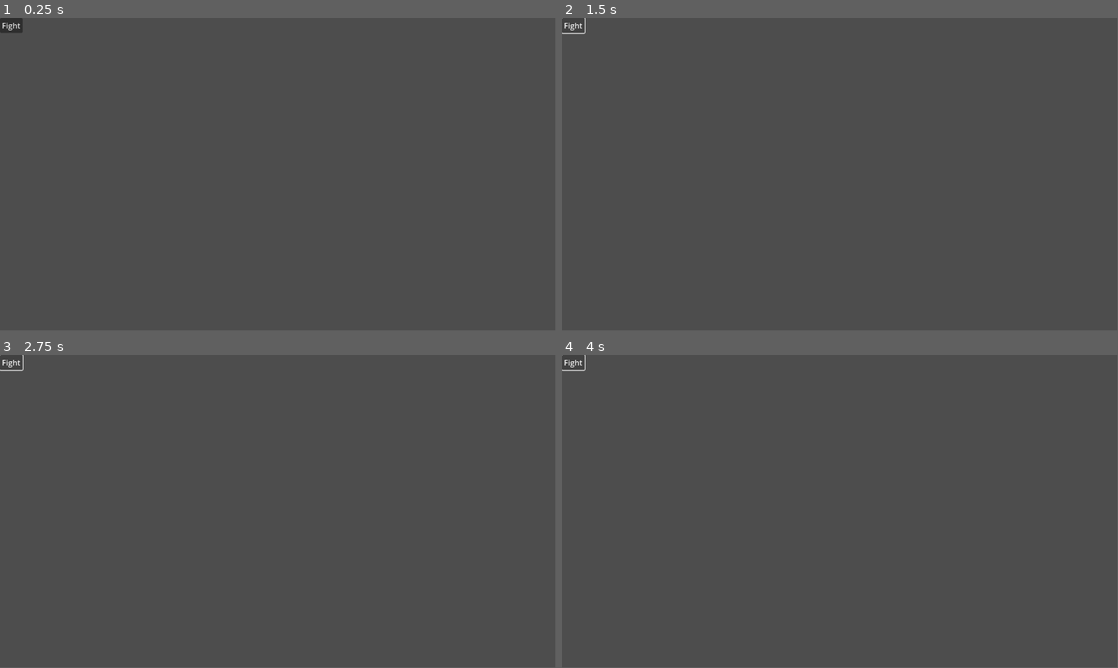
Above: before the commit, frames 1-4 (two rows, left to right).
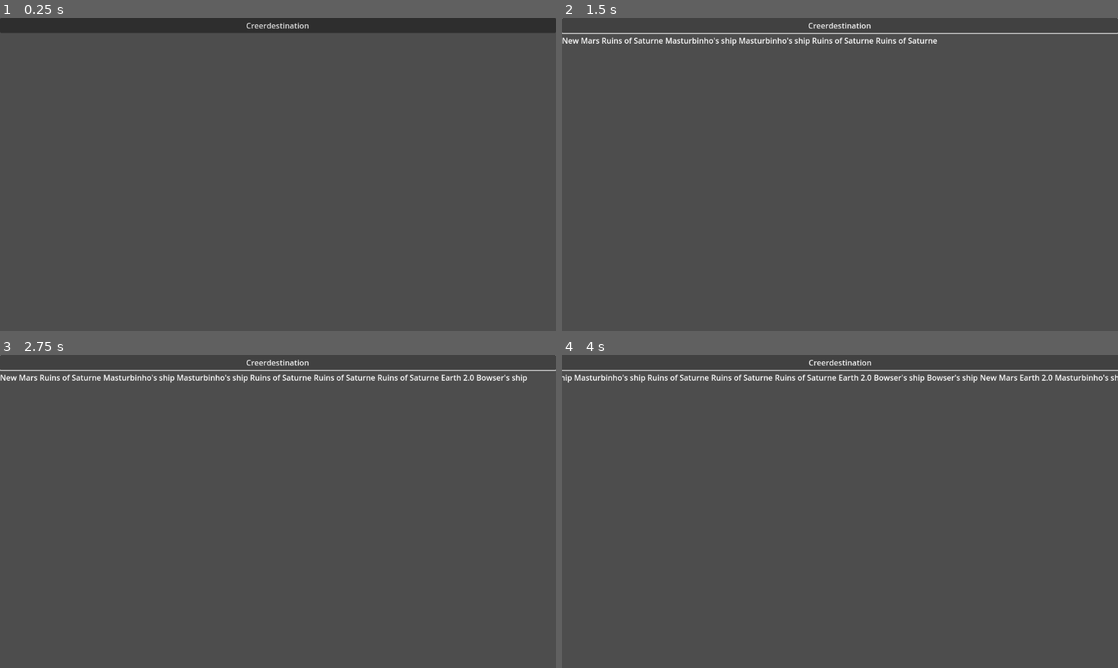
Above: after the commit, the same moments.

Repository: macshack/SAE-BUT3-Rogue-Like
Game: Godot game, scene res://Scenes/TestScenes/destination_choice_test.tscn
Two runs of this game, one before a commit and one after it. Both use one fixed random seed, a clock stepped at 60 frames per second and the inputs below. Before the commit the project starts from res://Scenes/TestScenes/Fight.tscn.
Inputs:
- Up to frame 1 (0.25 s): no input
- Up to frame 2 (1.5 s): click "Fight" (after the commit: "Creerdestination") at 0.5 s; click "Fight" (after the commit: "Creerdestination") at 1.25 s
- Up to frame 3 (2.75 s): click "Fight" (after the commit: "Creerdestination") at 2 s
- Up to frame 4 (4 s): tap Enter at 2.75 s; tap Space at 3.5 s
In our replay, the window is 799x449 before the commit and 800x450 after it. These sizes can differ from the game's own. Grey fills any space a smaller window leaves; there, only what the larger window draws over its background counts as a difference.

The runs differ from the first frame. In frame 1, 4.5% of the frame differs, in the area x 0-100%, y 0-5%; in frame 2, 1.3%; in frame 3, 1.5%; in frame 4, 1.6%.

Commit message:
Problème affichage box destination

Diff:
--- a/Scenes/TestScenes/Fight.tscn
+++ b/Scenes/TestScenes/Fight.tscn
@@ -25,9 +25,8 @@
 		Cr.set_speed(randi() % 10 + 1)
 		crew.crewList.append(Cr)
 	var fight = Fight.new(crew, tabEn)
-	fight.orderFight()
-	fight.removeEnemy(1)
-	print(fight.ennemiesList)
+
+	fight.startFight()
 "
 
 [node name="VBoxContainer" type="VBoxContainer"]
--- a/Scenes/TestScenes/destination_choice_test.tscn
+++ b/Scenes/TestScenes/destination_choice_test.tscn
@@ -19,16 +19,34 @@
 
 "
 
-[node name="VBoxContainer" type="VBoxContainer"]
-offset_right = 40.0
-offset_bottom = 40.0
+[node name="Control" type="Control"]
+layout_mode = 3
+anchors_preset = 15
+anchor_right = 1.0
+anchor_bottom = 1.0
+grow_horizontal = 2
+grow_vertical = 2
 
-[node name="Button" type="Button" parent="."]
+[node name="AspectRatioContainer" type="AspectRatioContainer" parent="."]
+layout_mode = 1
+anchors_preset = 15
+anchor_right = 1.0
+anchor_bottom = 1.0
+grow_horizontal = 2
+grow_vertical = 2
+stretch_mode = 3
+alignment_horizontal = 0
+alignment_vertical = 0
+
+[node name="VBoxContainer" type="VBoxContainer" parent="AspectRatioContainer"]
+layout_mode = 2
+
+[node name="Button" type="Button" parent="AspectRatioContainer/VBoxContainer"]
 layout_mode = 2
 text = "Creerdestination"
 script = SubResource("GDScript_lt66q")
 
-[node name="HBoxContainer" type="HBoxContainer" parent="."]
+[node name="HBoxContainer" type="HBoxContainer" parent="AspectRatioContainer/VBoxContainer"]
 layout_mode = 2
 
-[connection signal="pressed" from="Button" to="Button" method="_on_pressed"]
+[connection signal="pressed" from="AspectRatioContainer/VBoxContainer/Button" to="AspectRatioContainer/VBoxContainer/Button" method="_on_pressed"]
--- a/Scenes/UI/GenerateDestination.tscn
+++ b/Scenes/UI/GenerateDestination.tscn
@@ -10,7 +10,7 @@
 	destination = Destination.new(\"\", Situation.new(), \"\", \"\", true)
 	$DestinationName.text = destination.get_destinationName()
 	var img = load(destination.get_image())
-	$DestinationImage.texture = img
+	$AspectRatioContainer/DestinationImage.texture = img
 	$DestinationDescription.text = destination.get_description()
 
 # Called every frame. 'delta' is the elapsed time since the previous frame.
@@ -19,14 +19,20 @@
 "
 
 [node name="DestinationContainer" type="VBoxContainer"]
-offset_right = 40.0
-offset_bottom = 40.0
+offset_right = 1.0
+offset_bottom = 54.0
 script = SubResource("GDScript_jylox")
 
 [node name="DestinationName" type="Label" parent="."]
 layout_mode = 2
 
-[node name="DestinationImage" type="TextureRect" parent="."]
+[node name="AspectRatioContainer" type="AspectRatioContainer" parent="."]
+layout_mode = 2
+stretch_mode = 3
+alignment_horizontal = 0
+alignment_vertical = 0
+
+[node name="DestinationImage" type="TextureRect" parent="AspectRatioContainer"]
 layout_mode = 2
 
 [node name="DestinationDescription" type="Label" parent="."]
--- a/Scripts/FightClass.gd
+++ b/Scripts/FightClass.gd
@@ -35,9 +35,13 @@
 	for i in range(len(self.crew.crewList)):
 		tabSpeedCrew.append([self.crew.crewList[i].get_id(), self.crew.crewList[i].get_speed()])
 	tabSpeed = tabSpeedCrew + tabSpeedEnnemies
-	print(tabSpeed)
 	tri_insertion(tabSpeed)
-	print(tabSpeed)
+	return tabSpeed
 
 func startFight():
-	pass
+	var order = orderFight()
+	print(order)
+	while self.ennemiesList != []:
+		print("Tour")
+		removeEnemy(1)
+	print("Combat terminé")
--- a/project.godot
+++ b/project.godot
@@ -11,7 +11,7 @@
 [application]
 
 config/name="Kobi"
-run/main_scene="res://Scenes/TestScenes/Fight.tscn"
+run/main_scene="res://Scenes/TestScenes/destination_choice_test.tscn"
 config/features=PackedStringArray("4.1", "GL Compatibility")
 
 [autoload]
@@ -23,6 +23,10 @@
 Random="*res://Scripts/Random.gd"
 DestinationLib="*res://Library/destinationLib.gd"
 
+[display]
+
+window/stretch/mode="viewport"
+
 [rendering]
 
 renderer/rendering_method="gl_compatibility"
